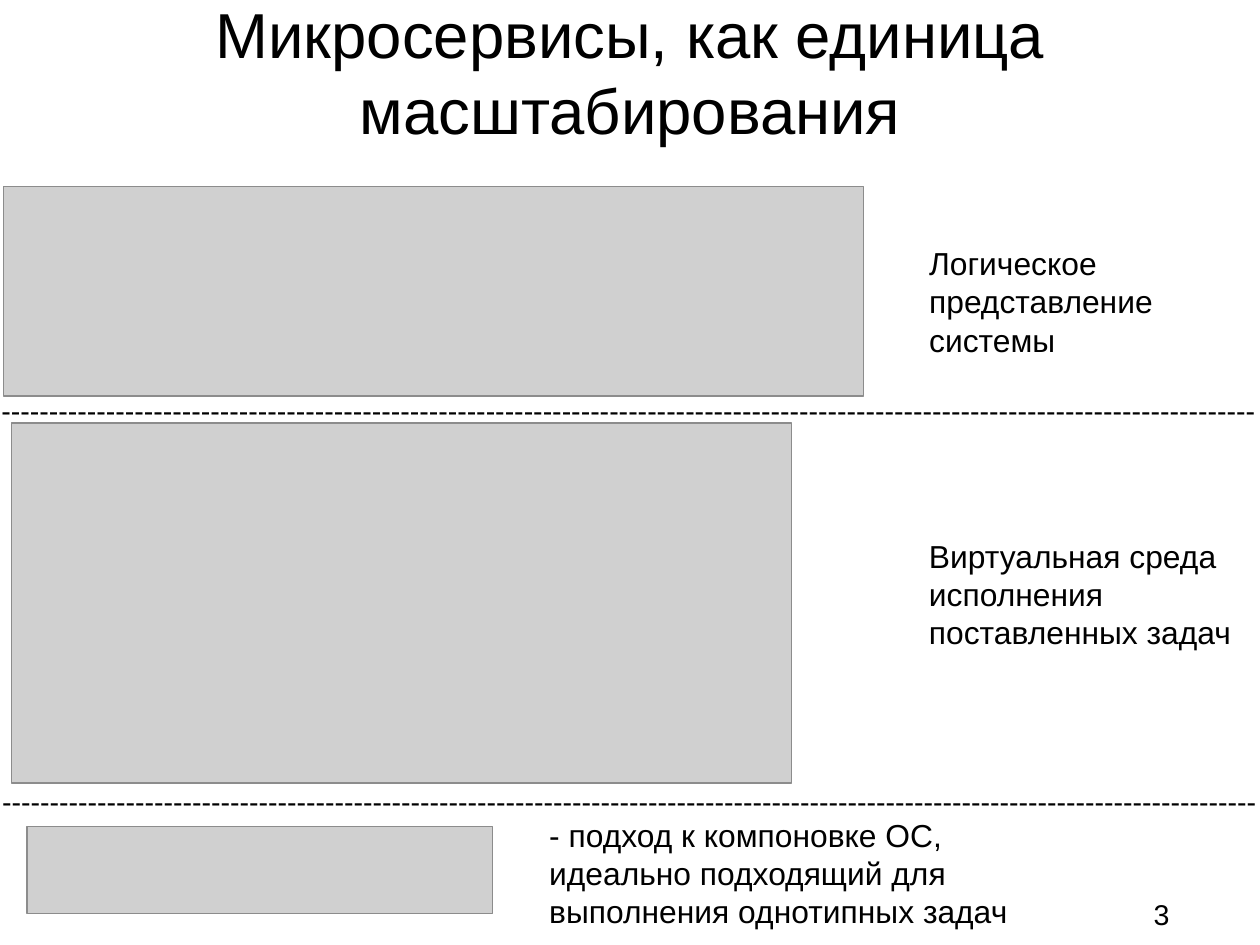
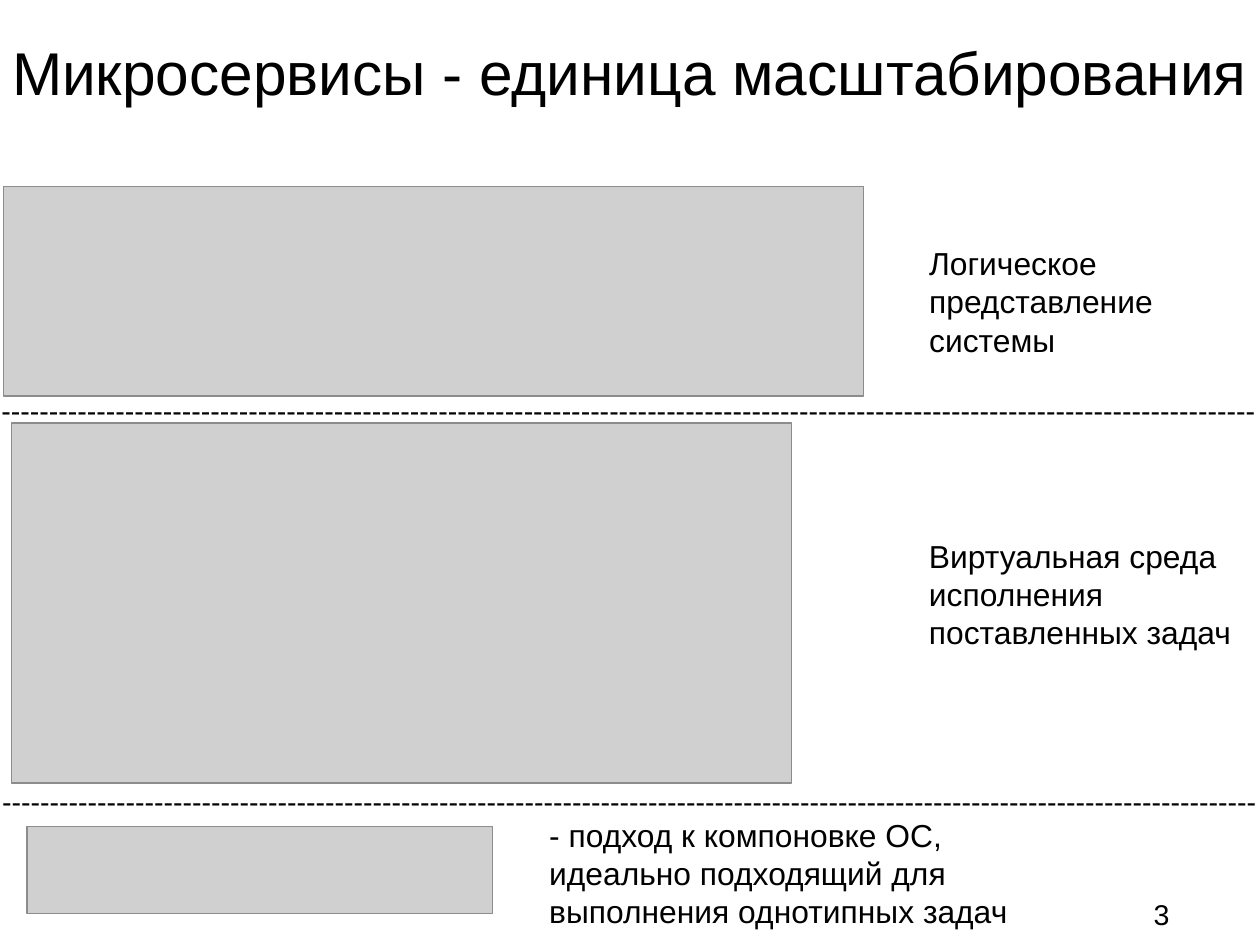
Before and after one commit to Ezembi/Diploma, a slide deck: slide 3 of Text/!Презентация.odp. Drawn at 1260x945 pixels with LibreOffice and Linux fonts; fonts in the diff are those of the drawing; grey boxes stand for pictures. Boxes give left, top, right and bottom in pixels: in the first picture for what was removed or moved away, otherwise in the second. Text is boxed around its words. In the diff, an @@ line names an element or a change of style, - is before the commit and + after.

```diff
--- a/Text/!Презентация.odp
+++ b/Text/!Презентация.odp
@@ title at (x1=12, y1=51, x2=1246, y2=105): text changed; size 40 to 38 pt @@
-Микросервисы, как единица масштабирования
+Микросервисы - единица масштабирования
```
Also in this commit, not shown: 4 other slides changed, 3 slides added, 2 slides removed, 6 other files.
